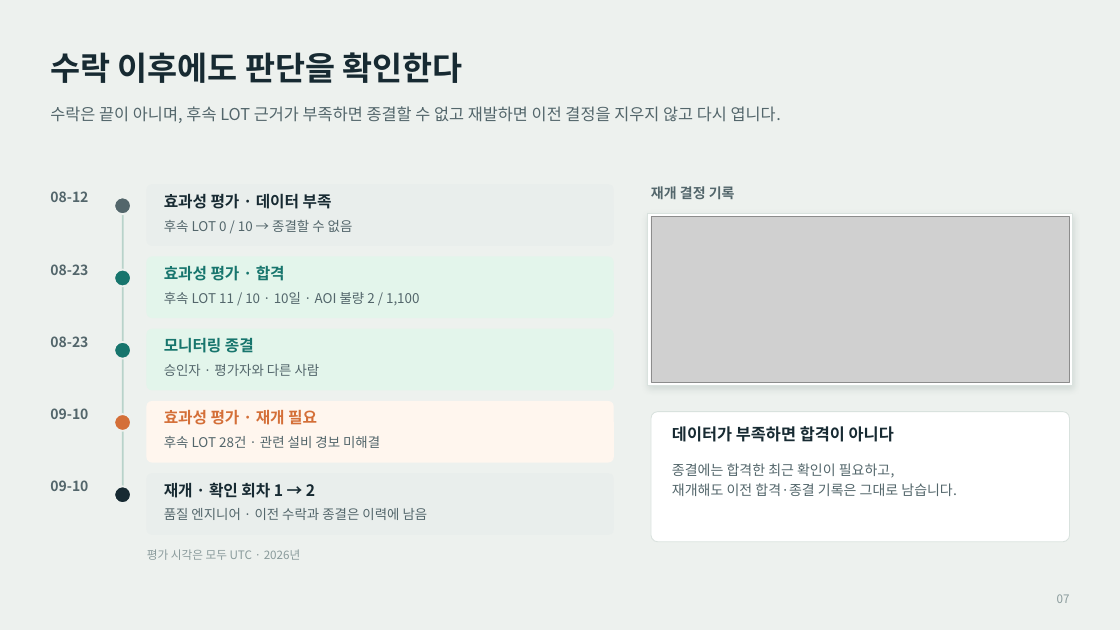
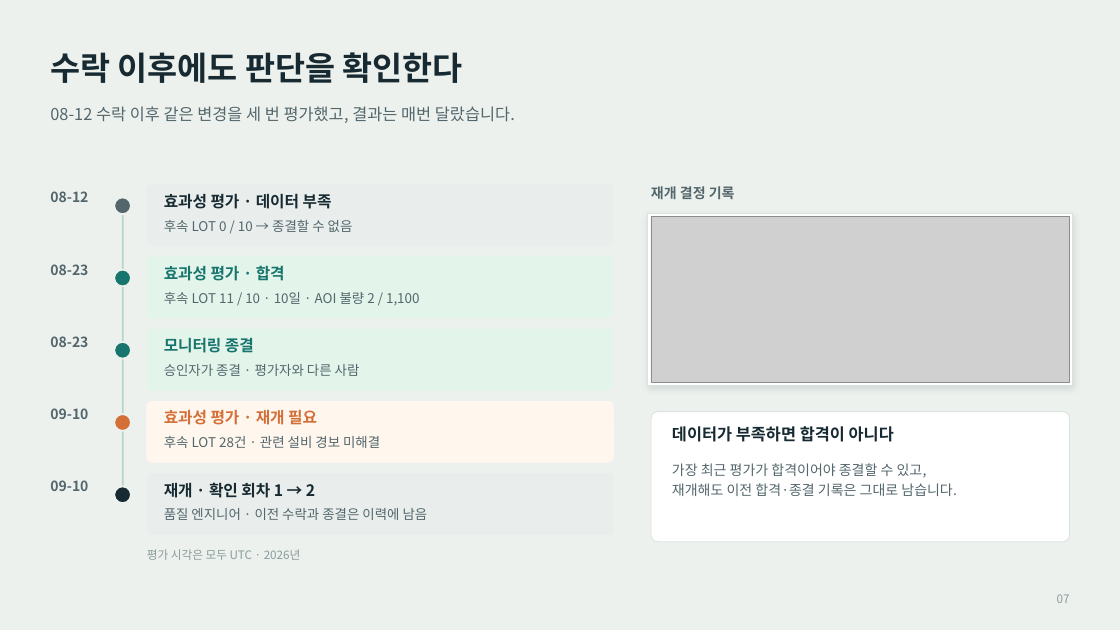
Before and after one commit to antvinas/FabAssure, a slide deck: slide 7 of portfolio/FabAssure-SKhynix.pptx. Drawn at 1120x630 pixels with LibreOffice and Linux fonts; fonts in the diff are those of the drawing; grey boxes stand for pictures. Boxes give left, top, right and bottom in pixels: in the first picture for what was removed or moved away, otherwise in the second. Text is boxed around its words. In the diff, an @@ line names an element or a change of style, - is before the commit and + after.

```diff
--- a/portfolio/FabAssure-SKhynix.pptx
+++ b/portfolio/FabAssure-SKhynix.pptx
@@ text at (50,106,515,123): text changed @@
-수락은 끝이 아니며, 후속 LOT 근거가 부족하면 종결할 수 없고 재발하면 이전 결정을 지우지 않고 다시 엽니다.
+08-12 수락 이후 같은 변경을 세 번 평가했고, 결과는 매번 달랐습니다.
@@ text at (164,364,360,376): text changed @@
-승인자 · 평가자와 다른 사람
+승인자가 종결 · 평가자와 다른 사람
@@ text at (672,463,927,478): text changed @@
-종결에는 합격한 최근 확인이 필요하고,
+가장 최근 평가가 합격이어야 종결할 수 있고,
```
Also in this commit, not shown: 9 other slides changed, 2 other files.
